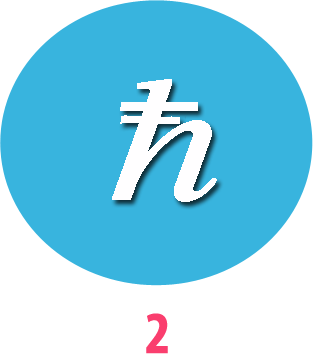
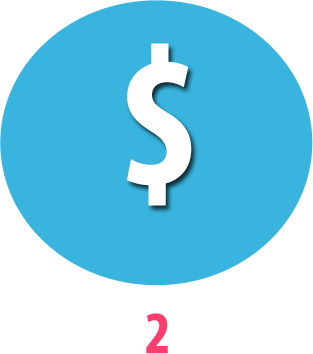
Layers edited between the first and the second 313 × 354 image:
removed layer "Layer 2" over [112, 79, 217, 202]
added layer "$" above "Layer 1" over [127, 43, 192, 206]
